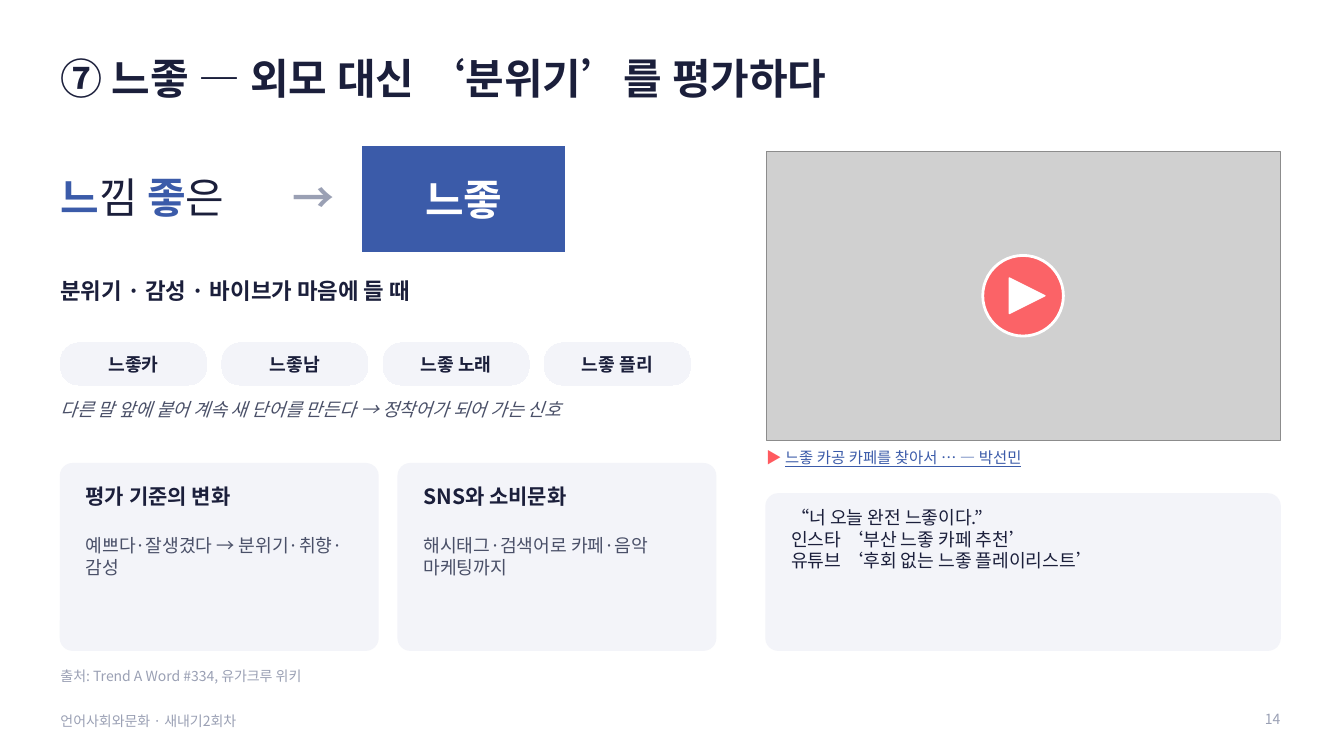
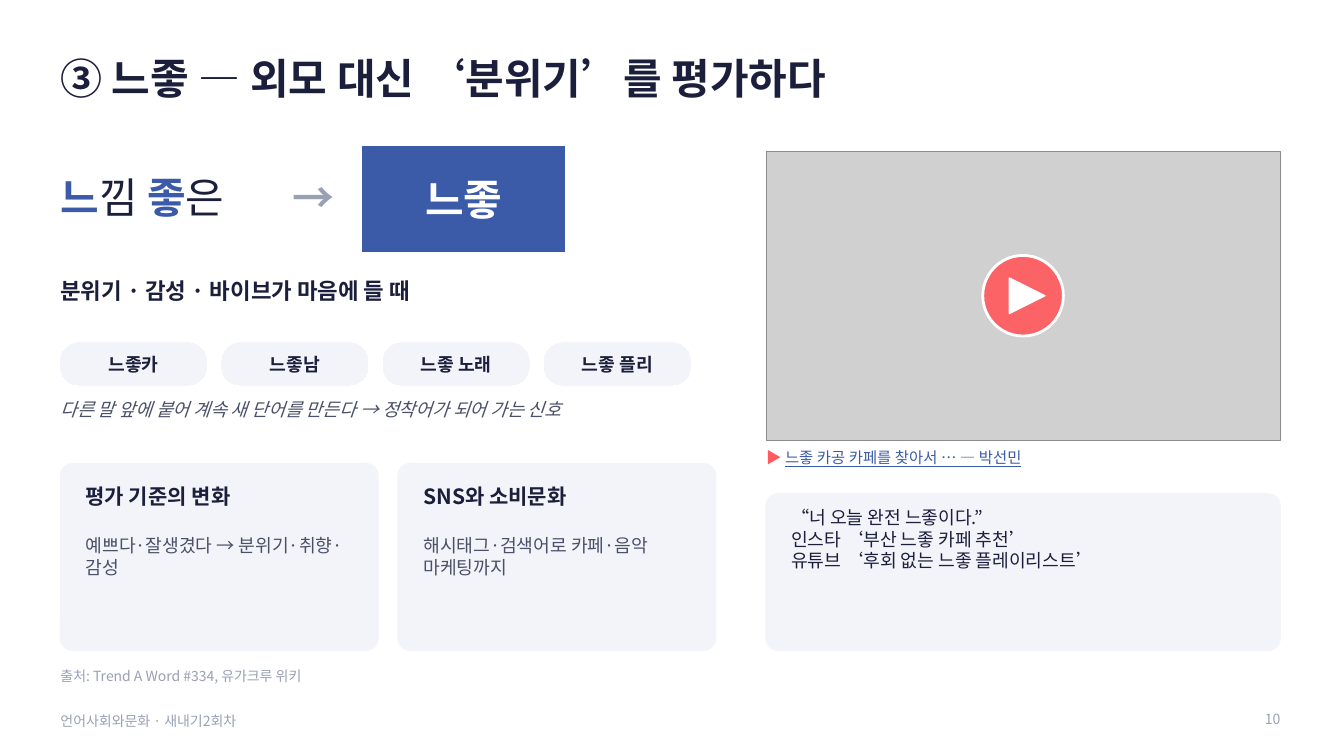
Before and after one commit to junseok7-cpu/hello, a slide deck: slide 10 of report/언어사회와문화_발표_새내기2회차.pptx (slide 14 before the commit). Drawn at 1344x756 pixels with LibreOffice and Linux fonts; fonts in the diff are those of the drawing; grey boxes stand for pictures. Boxes give left, top, right and bottom in pixels: in the first picture for what was removed or moved away, otherwise in the second. Text is boxed around its words. In the diff, an @@ line names an element or a change of style, - is before the commit and + after.

```diff
--- a/report/언어사회와문화_발표_새내기2회차.pptx
+++ b/report/언어사회와문화_발표_새내기2회차.pptx
@@ title at [60, 58, 826, 98]: text changed @@
-⑦ 느좋 — 외모 대신 ‘분위기’를 평가하다
+③ 느좋 — 외모 대신 ‘분위기’를 평가하다
@@ page number at [1265, 714, 1281, 724]: text changed @@
-14
+10
```
Also in this commit, not shown: 14 other slides changed, 4 slides added, 3 other files.
